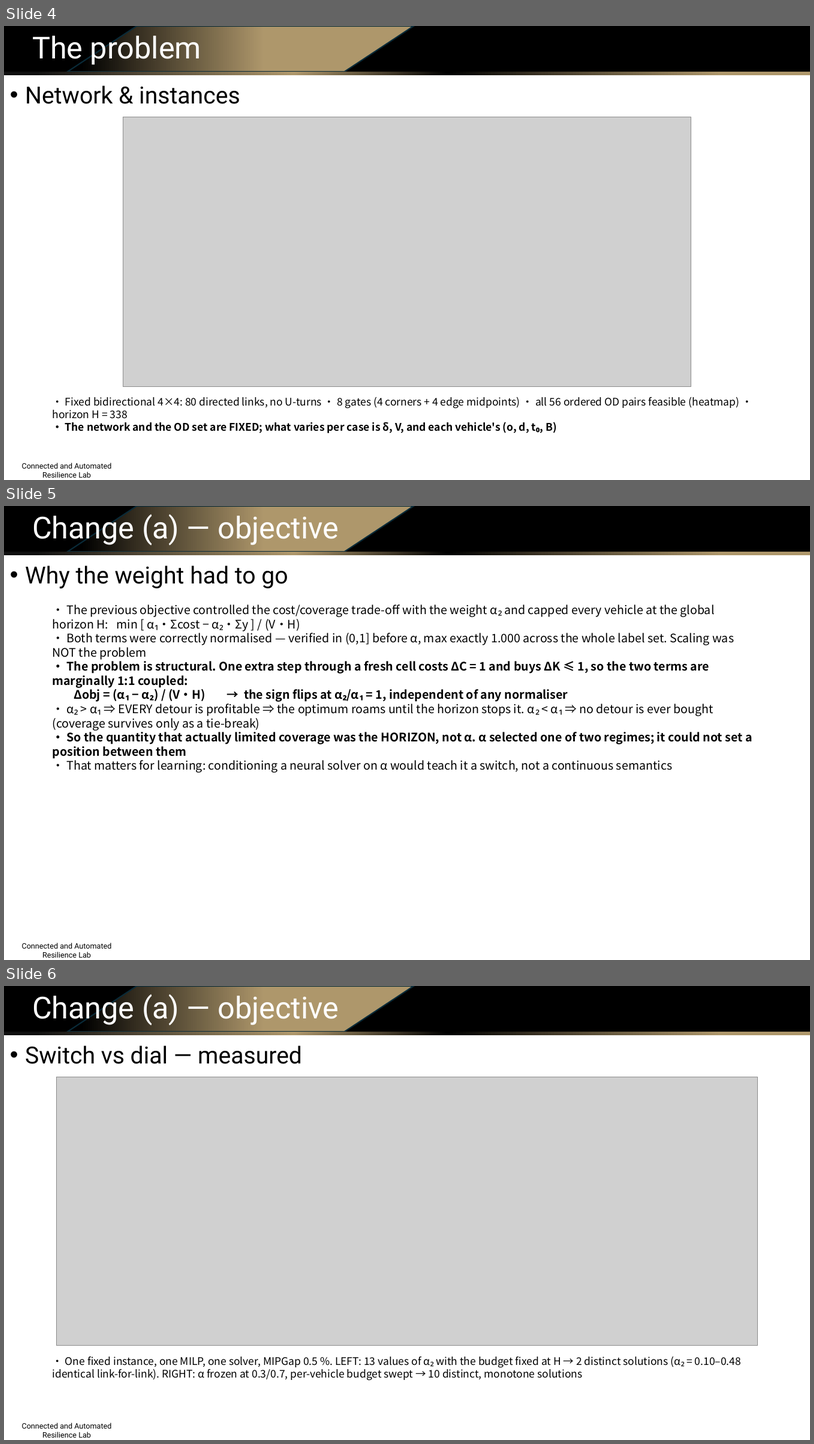
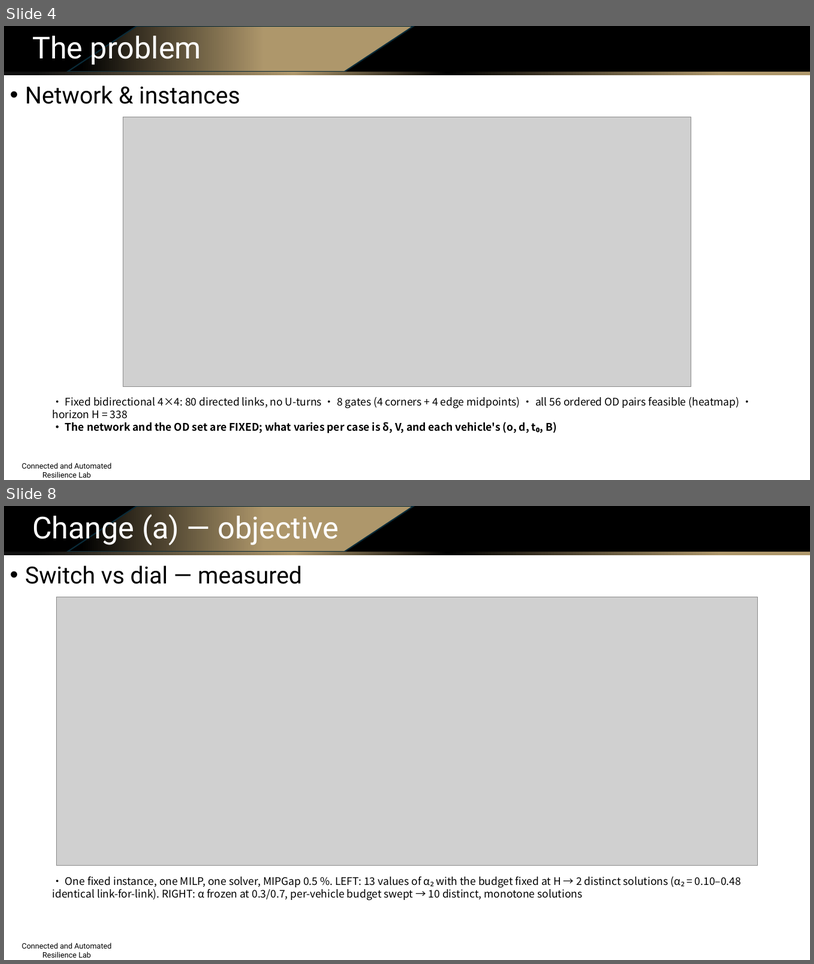
Before and after one commit to Dylan-Wyl10/RoboSense, a slide deck: experiments/20260804-budget-conditioning/ppt/sensing_routing_method_and_results.pptx. Shown one above the other, each under a label of ours: slides 4, 5 and 6 before the commit, slides 4 and 8 after it; the slides between them are not shown. The pictures are 814x1444 and 814x964 pixels, drawn with LibreOffice and Linux fonts; fonts in the diff are those of the drawing; grey boxes stand for pictures; background and template pictures are left out. Boxes give left, top, right and bottom in pixels: in the first picture for what was removed or moved away, otherwise in the second. Text is boxed around its words. In the diff, an @@ line names an element or a change of style, - is before the commit and + after.

Commit message:
deck v2 (21 slides): budget-assignment algorithm slide, before/after objectives, rigorous alpha-switch proofs (rendered equations), literature matrix+takeaway, split training/generation pipelines, native editable architecture diagrams (elbow connectors)

```diff
--- a/experiments/20260804-budget-conditioning/ppt/sensing_routing_method_and_results.pptx
+++ b/experiments/20260804-budget-conditioning/ppt/sensing_routing_method_and_results.pptx
@@ slide 5 removed at bbox=[4, 506, 810, 960], background #FFFFFF; not listed: 4 template elements that a slide beside it also shows @@
@@ text removed at bbox=[32, 511, 339, 546] @@
-Change (a) — objective
@@ text removed at bbox=[25, 565, 288, 589] @@
-• Why the weight had to go
@@ text removed at bbox=[52, 604, 753, 772] @@
-• The previous objective controlled the cost/coverage trade-off with the weight α₂ and capped every vehicle at the global horizon H: min [ α₁·Σcost − α₂·Σy ] / (V·H)
-• Both terms were correctly normalised — verified in (0,1] before α, max exactly 1.000 across the whole label set. Scaling was NOT the problem
-• The problem is structural. One extra step through a fresh cell costs ΔC = 1 and buys ΔK ≤ 1, so the two terms are marginally 1:1 coupled:
-Δobj = (α₁ − α₂) / (V·H) → the sign flips at α₂/α₁ = 1, independent of any normaliser
-• α₂ > α₁ ⇒ EVERY detour is profitable ⇒ the optimum roams until the horizon stops it. α₂ < α₁ ⇒ no detour is ever bought (coverage survives only as a tie-break)
-• So the quantity that actually limited coverage was the HORIZON, not α. α selected one of two regimes; it could not set a position between them
-• That matters for learning: conditioning a neural solver on α would teach it a switch, not a continuous semantics
@@ what was slide 6 is now slide 8 @@
```
Also in this commit, not shown: 6 slides changed, 11 slides added, 4 other slides removed, 13 other files.
